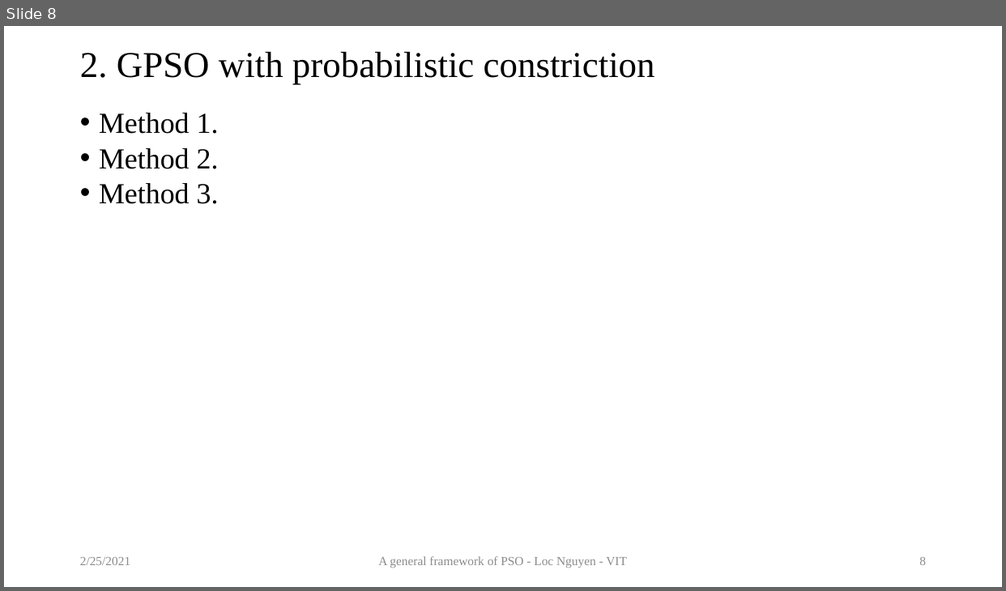
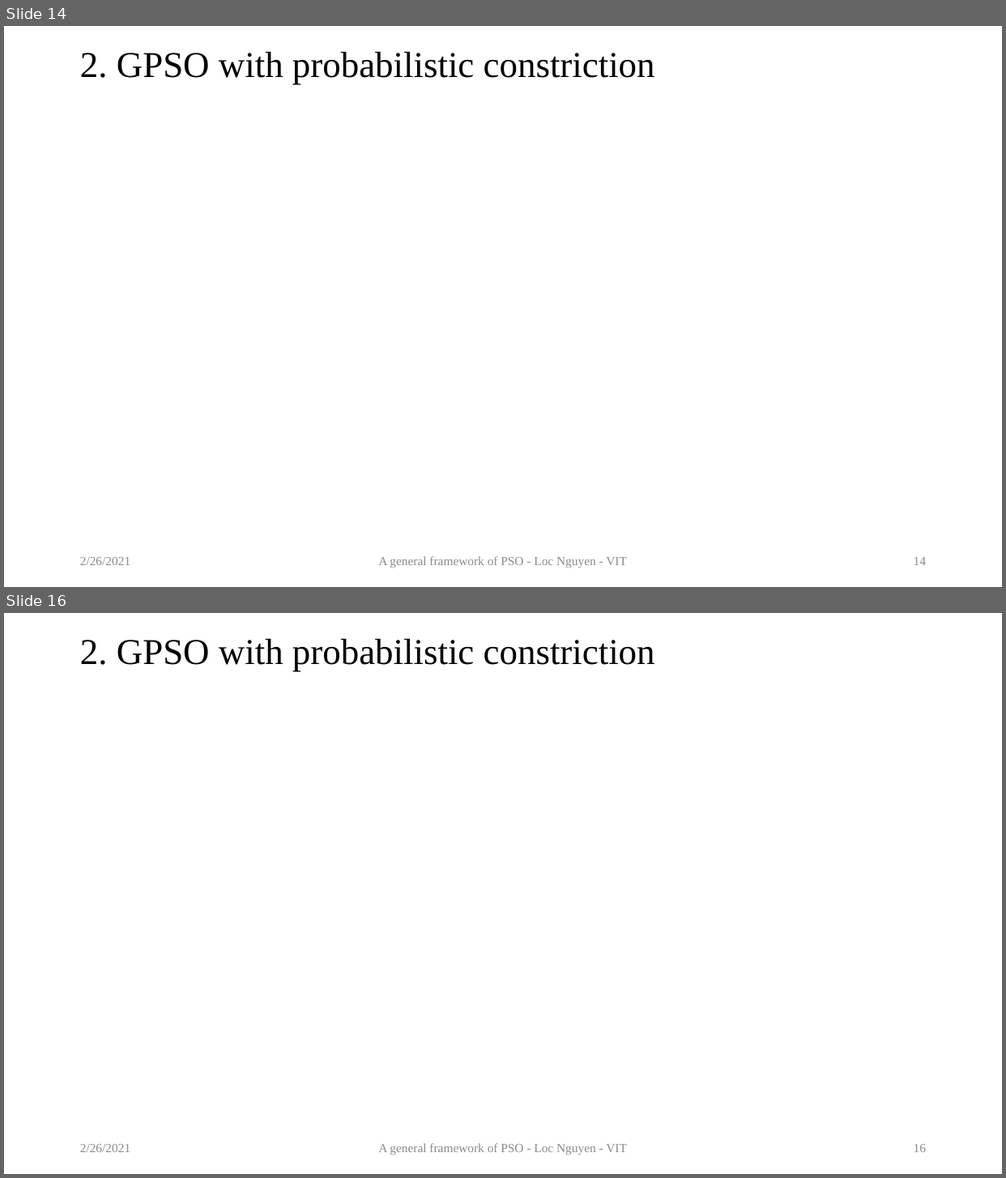
Before and after one commit to locnguyenacademic/sim, a slide deck: 2_design/pso/GeneralPSO.pptx. Shown one above the other, each under a label of ours: slide 8 before the commit, slides 14 and 16 after it; the slides between them are not shown. The pictures are 1006x591 and 1006x1178 pixels, drawn with LibreOffice and Linux fonts; fonts in the diff are those of the drawing; grey boxes stand for pictures. Boxes give left, top, right and bottom in pixels: in the first picture for what was removed or moved away, otherwise in the second. Text is boxed around its words. In the diff, an @@ line names an element or a change of style, - is before the commit and + after.

```diff
--- a/2_design/pso/GeneralPSO.pptx
+++ b/2_design/pso/GeneralPSO.pptx
@@ slide 16 added at bbox=[4, 613, 1002, 1174], background #FFFFFF @@
@@ title added at bbox=[80, 638, 655, 671], 35 pt, text #000000 @@
+2. GPSO with probabilistic constriction
@@ text added at bbox=[80, 1144, 130, 1152], 12 pt, text #8C8C8C @@
+2/26/2021
@@ text added at bbox=[378, 1144, 627, 1155], 12 pt, text #8C8C8C @@
+A general framework of PSO - Loc Nguyen - VIT
@@ page number added at bbox=[914, 1144, 926, 1152], 12 pt, text #8C8C8C @@
+16
@@ what was slide 8 is now slide 14 @@
@@ slide 14 changed as well @@
@@ text removed at bbox=[99, 113, 219, 204] @@
-• Method 1.
-• Method 2.
-• Method 3.
@@ text at bbox=[80, 557, 130, 565]: text changed @@
-2/25/2021
+2/26/2021
@@ page number at bbox=[914, 557, 926, 565]: text changed @@
-8
+14
```
Also in this commit, not shown: 11 other slides changed, 9 other slides added, 2 other files.
